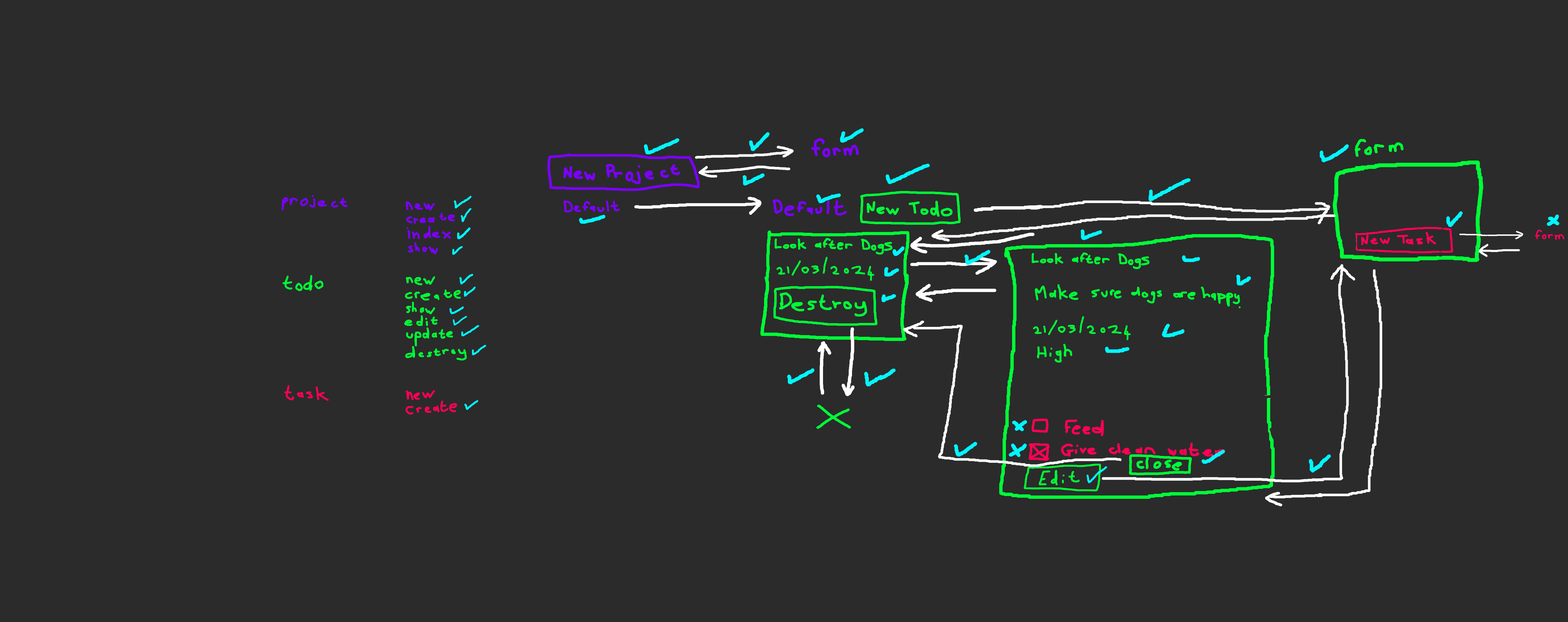
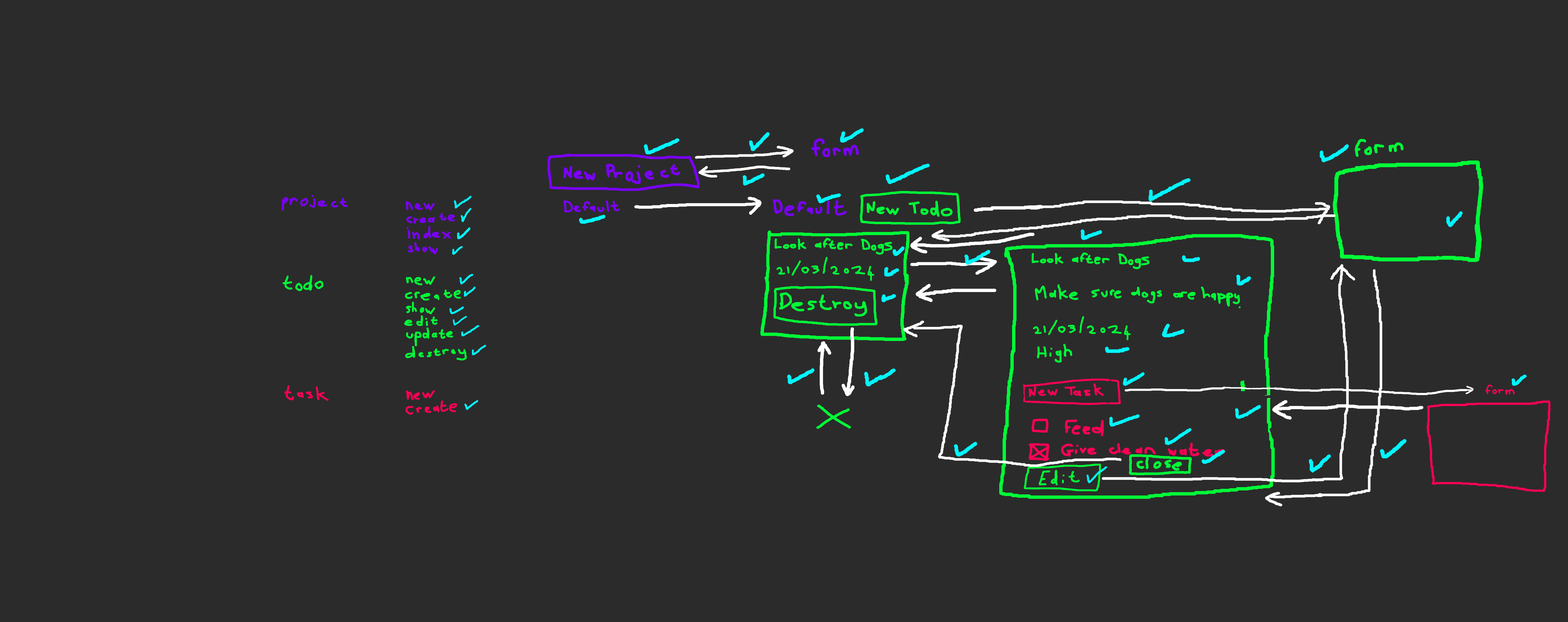
Revision of a layered w=1568, h=622 image; what changed, layer by layer:
painted on "Paint Layer 2" over [1008, 214, 1565, 493]
painted on "Paint Layer 1" over [1008, 214, 1565, 493]
